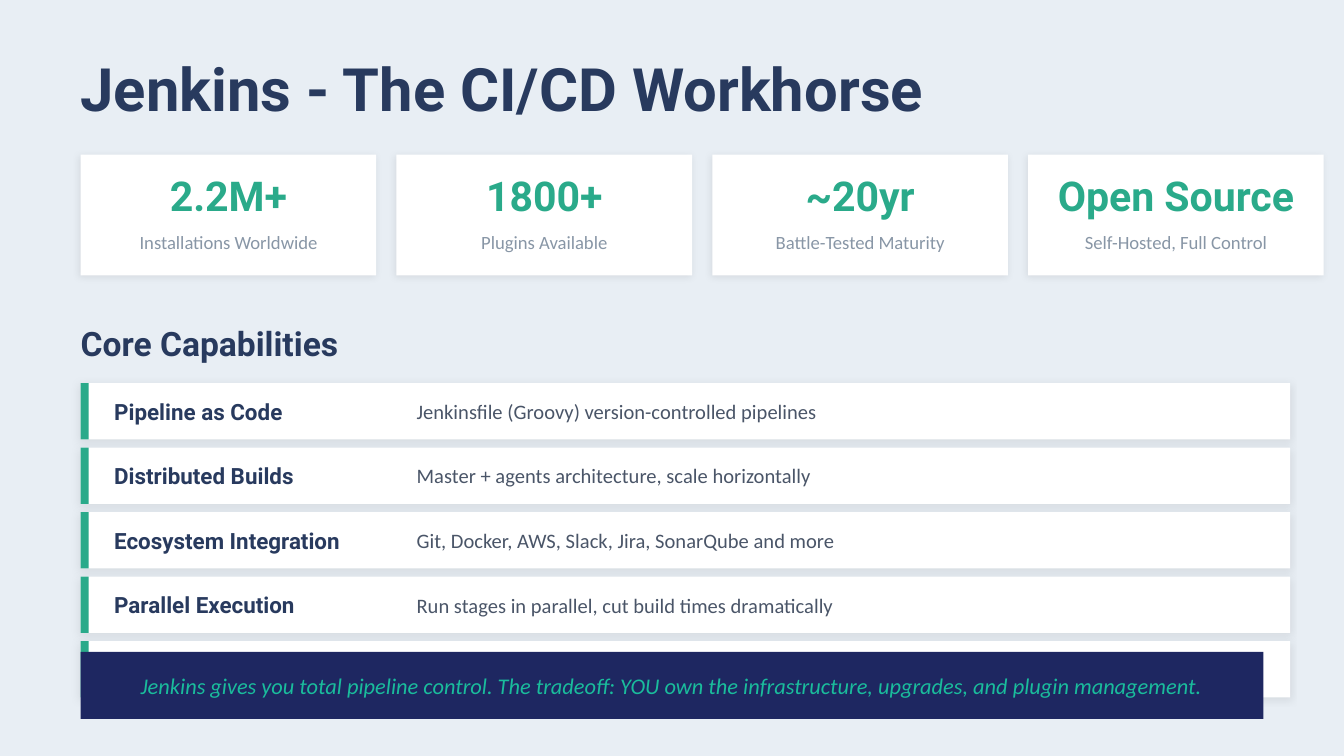
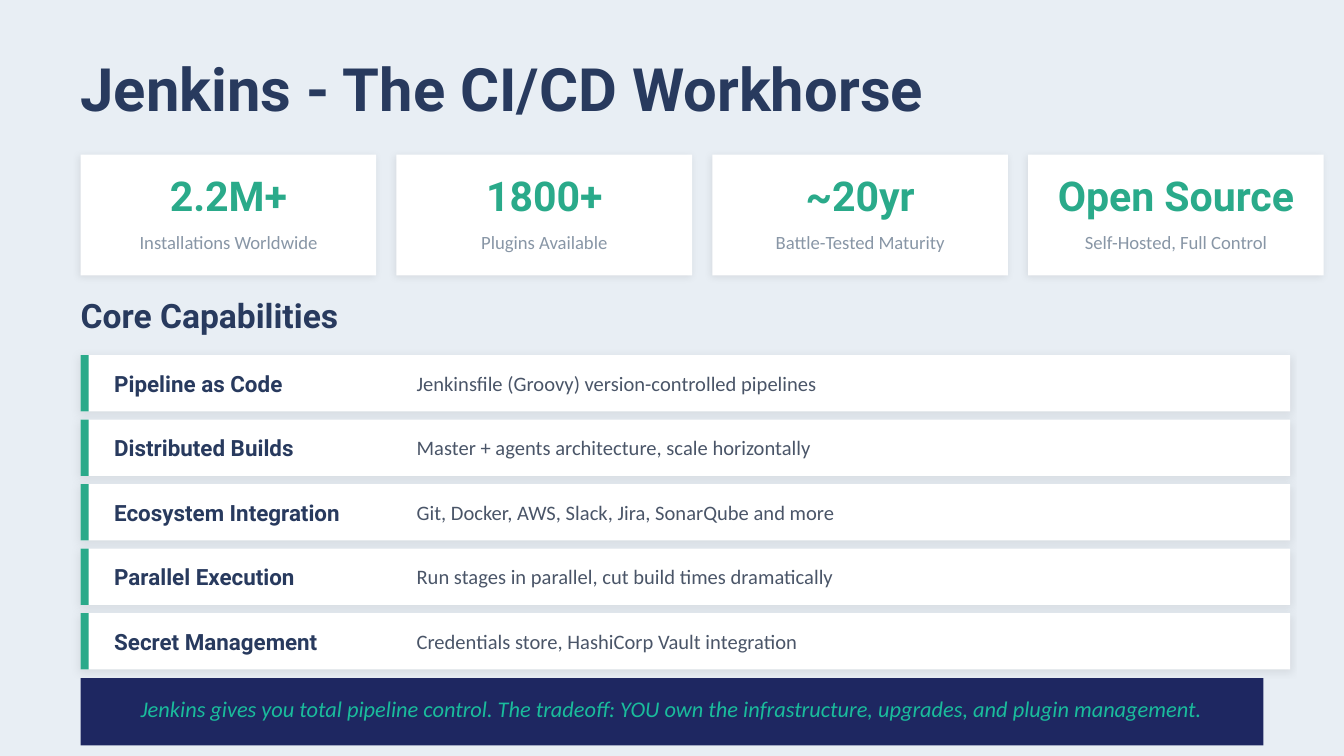
Before and after one commit to wizardrrk/herovired_PPMCAD15_Docker, a slide deck: slide 2 of 06-Jenkins/06-Jenkins.pptx. Drawn at 1344x756 pixels with LibreOffice and Linux fonts; fonts in the diff are those of the drawing. Boxes give left, top, right and bottom in pixels: in the first picture for what was removed or moved away, otherwise in the second. Text is boxed around its words. In the diff, an @@ line names an element or a change of style, - is before the commit and + after.

```diff
--- a/06-Jenkins/06-Jenkins.pptx
+++ b/06-Jenkins/06-Jenkins.pptx
@@ 11 texts, 10 rectangles: place and size @@
-11 texts, 10 rectangles at [81, 331, 1290, 698]
+11 texts, 10 rectangles at [81, 303, 1290, 669]
@@ text "Jenkins gives you total pipeline ...": place and size @@
-text "Jenkins gives you total pipeline ..." at [141, 678, 1201, 698]
+text "Jenkins gives you total pipeline ..." at [141, 701, 1201, 721]
@@ rectangle: place and size @@
-rectangle at [81, 652, 1263, 719]
+rectangle at [81, 679, 1263, 746]
```
Also in this commit, not shown: 6 other files.
